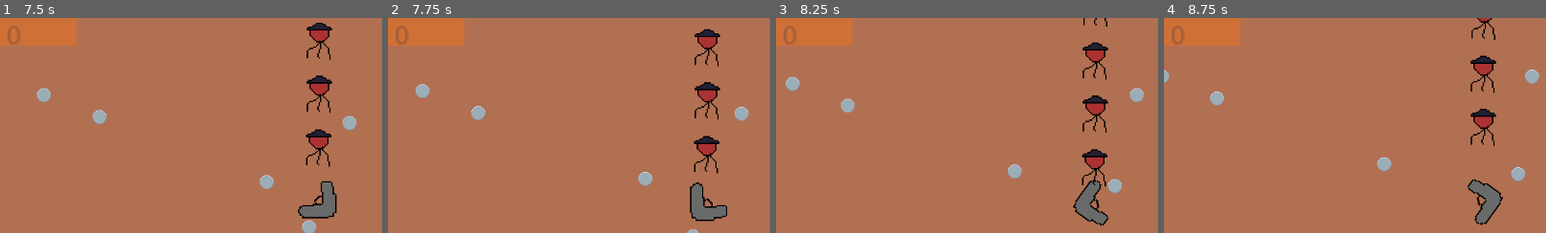
Above: before the commit, frames 1-4 (left to right).
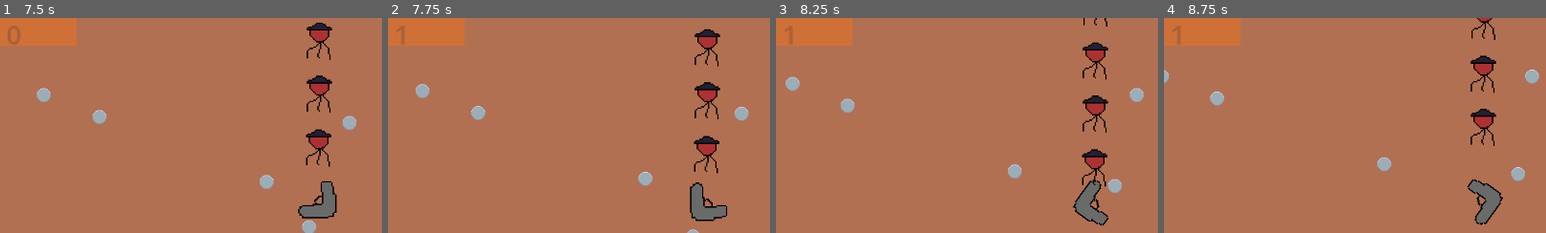
Above: after the commit, the same moments.

Repository: Guigo-dev/JuniperGameJam
Game: Godot game, scene res://Scenes/FasePrincipal.tscn
Two runs of this game, one before a commit and one after it. Both use one fixed random seed, a clock stepped at 60 frames per second and the inputs below.
Inputs:
- Up to frame 1 (7.5 s): hold Right (Direita) 0.53-1.28 s; tap Space (atirar) every 0.75 s from 0.6 to 7.35 s; hold Left (Esquerda) 1.28-2.03 s; hold Right (Direita) 2.03-3.53 s; hold Left (Esquerda) 3.53-5.78 s; hold Right (Direita) from 5.78 s (still down)
- Up to frame 2 (7.75 s): keep holding Right (Direita)
- Up to frame 3 (8.25 s): release Right (Direita) at 8.03 s; hold Left (Esquerda) from 8.03 s (still down); tap Space (atirar) at 8.1 s
- Up to frame 4 (8.75 s): keep holding Left (Esquerda)
The pictures show only the part of the screen within x 8-58%, y 7-57%; the shares and areas given below are measured in that part.

Frame 1 is identical in both runs. In frame 2, 0.1% of the frame differs, in the area x 2-6%, y 3-13%; in frame 3, 0.1%; in frame 4, 0.1%.

Commit message:
contador funcionando

Diff:
--- a/Scenes/FasePrincipal.tscn
+++ b/Scenes/FasePrincipal.tscn
@@ -76,3 +76,5 @@
 vertical_alignment = 1
 
 [connection signal="enemy_died" from="EnemySpawner" to="." method="_on_enemy_spawner_enemy_died"]
+[connection signal="enemy_died" from="EnemySpawner2" to="." method="_on_enemy_spawner_2_enemy_died"]
+[connection signal="enemy_died" from="EnemySpawner3" to="." method="_on_enemy_spawner_3_enemy_died"]
--- a/Scripts/fase_principal.gd
+++ b/Scripts/fase_principal.gd
@@ -10,3 +10,11 @@
 
 func _on_enemy_spawner_enemy_died() -> void:
 	pontos += 1
+
+
+func _on_enemy_spawner_2_enemy_died() -> void:
+	pontos += 1
+
+
+func _on_enemy_spawner_3_enemy_died() -> void:
+	pontos += 1
Not shown, added: 1
